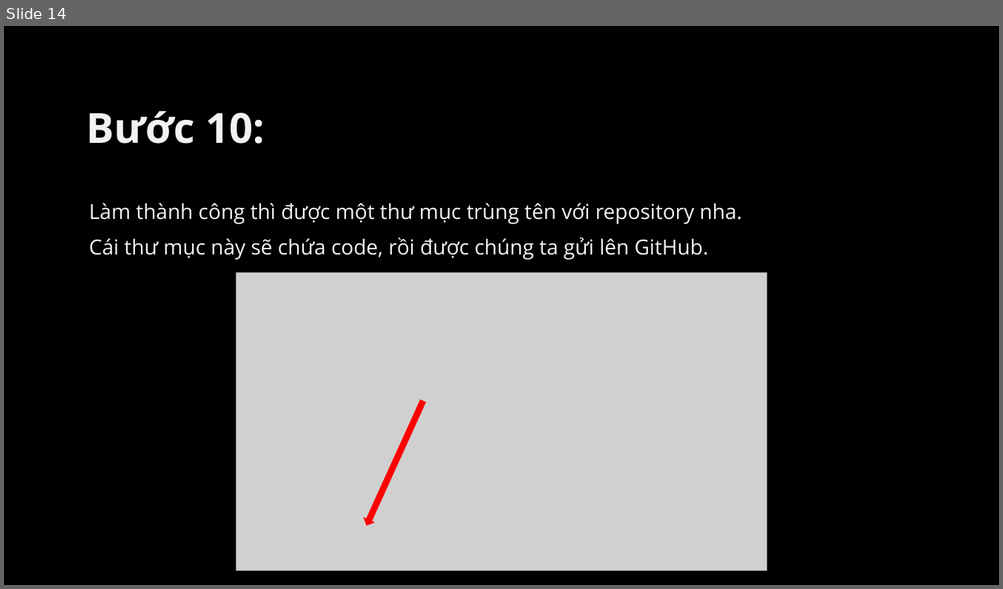
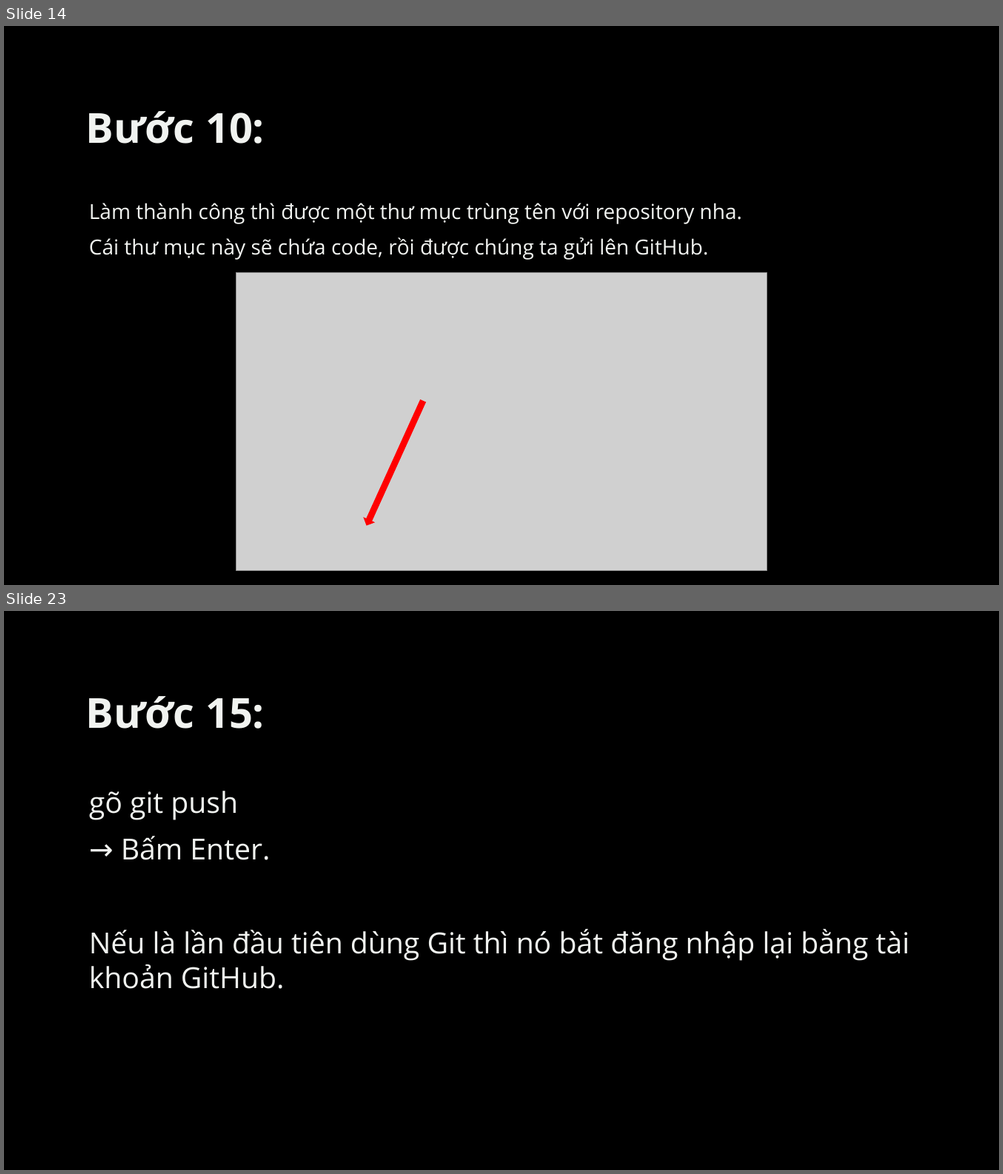
Before and after one commit to conggaro/Cach_up_source_code_len_GitHub, a slide deck: Cách upload source code lên GitHub.pptx. Shown one above the other, each under a label of ours: slide 14 before the commit, slides 14 and 23 after it; the slides between them are not shown. The pictures are 1003x589 and 1003x1174 pixels, drawn with LibreOffice and Linux fonts; fonts in the diff are those of the drawing; grey boxes stand for pictures; background and template pictures are left out. Boxes give left, top, right and bottom in pixels: in the first picture for what was removed or moved away, otherwise in the second. Text is boxed around its words. In the diff, an @@ line names an element or a change of style, - is before the commit and + after.

```diff
--- a/Cách upload source code lên GitHub.pptx
+++ b/Cách upload source code lên GitHub.pptx
@@ slide 23 added at (4, 611, 999, 1170), background picture (left out) @@
@@ title added at (86, 696, 264, 729), 40 pt, text #F1F3F0, bold @@
+Bước 15:
@@ text added at (89, 791, 909, 989), 28 pt, text #F1F3F0 @@
+gõ git push
+→ Bấm Enter.
+Nếu là lần đầu tiên dùng Git thì nó bắt đăng nhập lại bằng tài khoản GitHub.
```
Also in this commit, not shown: 1 slide changed, 9 other slides added.
